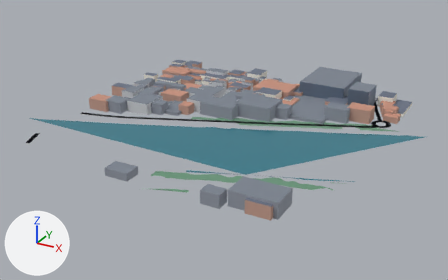
An edit to the glTF model assets/nantes/tiles/tile_5_4_lod1.glb, drawn before and after from the same camera.
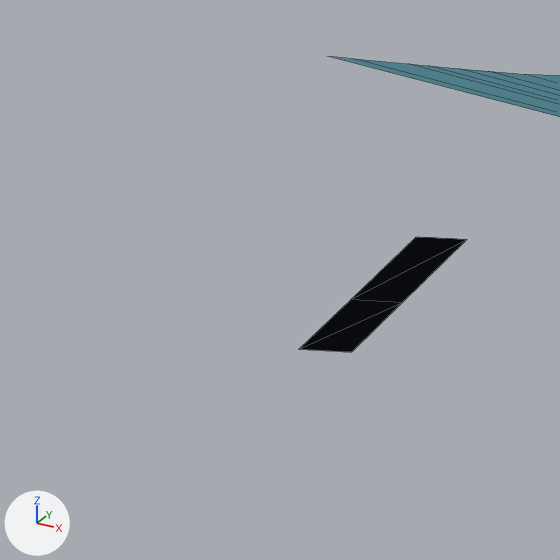
There are two pictures of each version: one whole from a 50 mm camera at (1182.0, -1095.0, 323.0) aimed at (803.0, -406.0, -22.0), one close up on the part from 0% to 11% of the width and 40% to 57% of the height. The lights are fixed; the arrows at lower left show +X, +Y and +Z. The first two pictures are the older version. The close-ups show mesh edges as thin lines. Where no turn or scale is listed for an object, it has been applied to the vertices. Vertices at exactly the same position are counted once.

The first close-up shows 'TileRoot'.
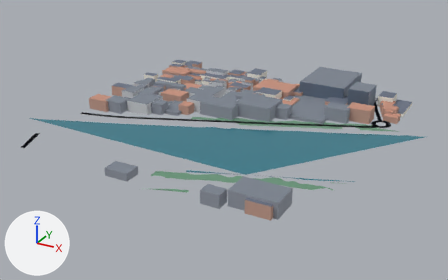
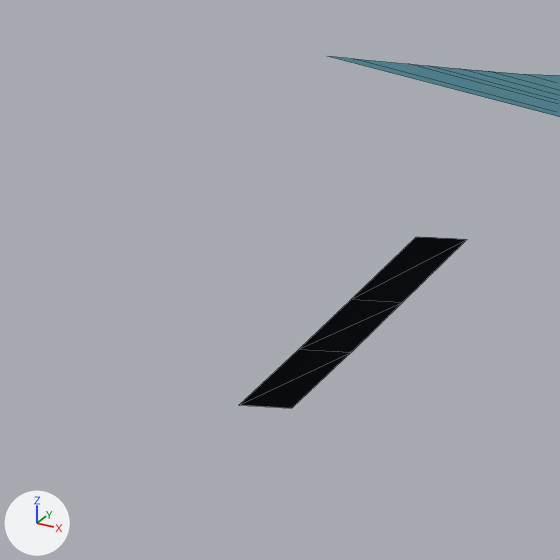
Patch to the scene script:
```diff
--- a/assets/nantes/tiles/tile_5_4_lod1.glb.py
+++ b/assets/nantes/tiles/tile_5_4_lod1.glb.py
@@ me_nantestile @@
 # used by ob_tileroot; location = (801.7, -388.6, 14.3)
 # verts and faces of me_nantestile; kept vertices keep their numbers, new ones are numbered from 1373
 # before: 1070 (-193.0, -192.0, -14.0) at pixel (298, 349), 1071 (-197.0, -179.0, -14.0) at pixel (351, 299), 1072 (-192.0, -177.0, -14.0) at pixel (402, 302), 1073 (-187.0, -189.0, -14.0) at pixel (351, 352)
-me_nantestile.from_pydata(...)  # 1373 vertices, 1519 faces; spans x -254.0..254.0, y -225.0..225.0, z -15.0..15.0
+me_nantestile.from_pydata(...)  # 1419 vertices, 1561 faces; spans x -254.0..254.0, y -225.0..225.0, z -15.0..15.0
+# me_nantestile part 1
+delete_faces([(1070, 1071, 1072), (1070, 1072, 1073)])
+verts[1401] = (-187.0, -206.0, -14.0)  # pixel (238, 405)
+verts[1402] = (-187.0, -190.0, -14.0)  # pixel (351, 352)
+verts[1403] = (-182.0, -203.0, -14.0)  # pixel (291, 408)
+verts[1404] = (-193.0, -192.0, -14.0)  # pixel (298, 349)
+faces += [(1070, 1402, 1401), (1401, 1402, 1403), (1071, 1072, 1404), (1072, 1073, 1404)]  # mat_mat_road (greyish blue #616976)
+# other edits to the shape of me_nantestile do not show in these pictures
 me_nantestile.materials.append(mat_mat_tuffeau)
```

Changed parts and their boxes (x1, y1, x2, y2) in the close-ups (560 x 560 px):
'TileRoot', reshaped
    before: (299, 56, 560, 352)
    after: (239, 56, 560, 408)
part 1 of me_nantestile, built on
    before: (299, 299, 402, 352)
    after: (239, 299, 402, 408)
